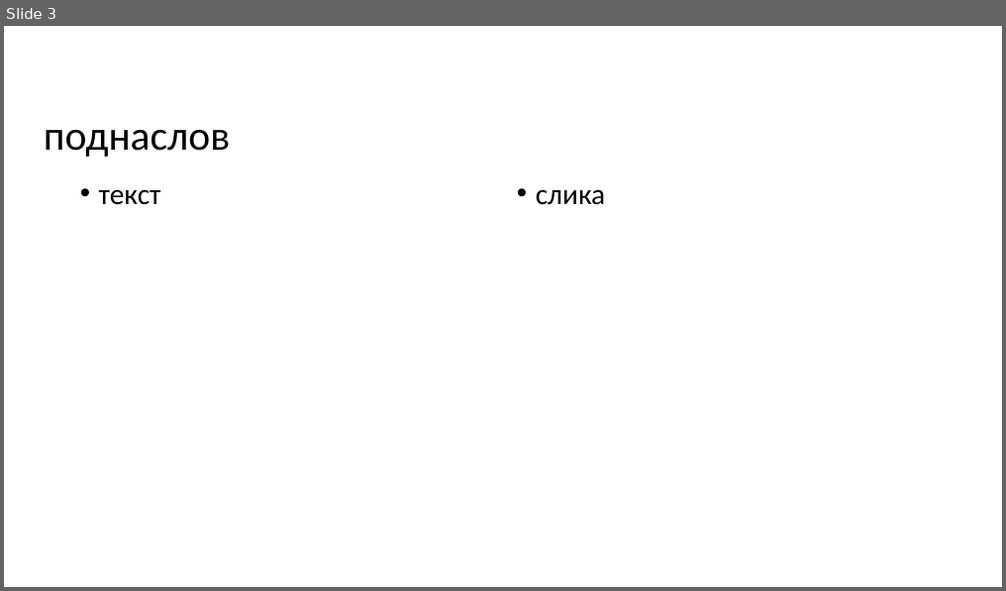
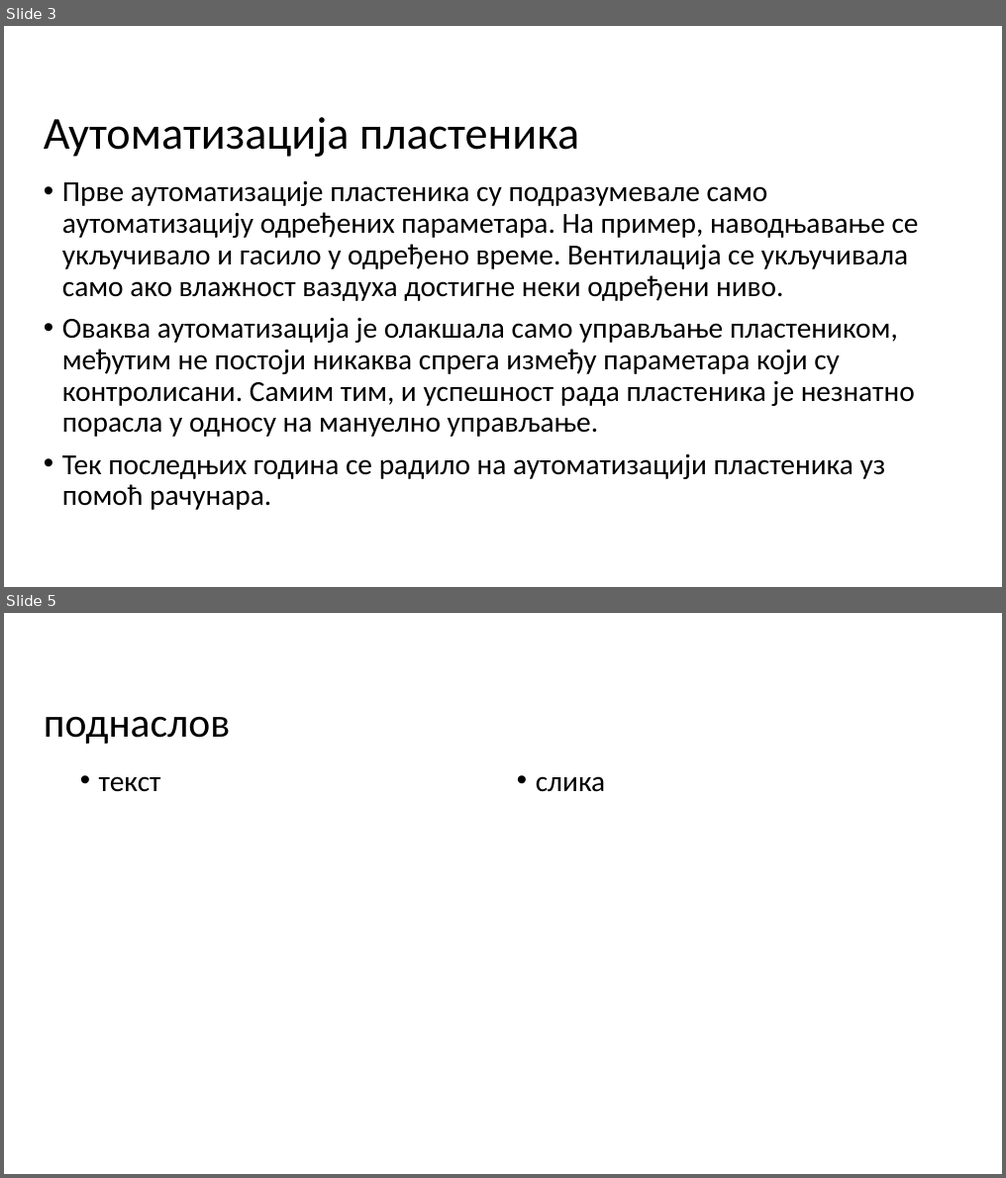
Before and after one commit to bozzano101/FuzzyGreenhouse, a slide deck: Presentation/Presentation.pptx. Shown one above the other, each under a label of ours: slide 3 before the commit, slides 3 and 5 after it; the slides between them are not shown. The pictures are 1006x591 and 1006x1178 pixels, drawn with LibreOffice and Linux fonts; fonts in the diff are those of the drawing; background and template pictures are left out. Boxes give left, top, right and bottom in pixels: in the first picture for what was removed or moved away, otherwise in the second. Text is boxed around its words. In the diff, an @@ line names an element or a change of style, - is before the commit and + after.

```diff
--- a/Presentation/Presentation.pptx
+++ b/Presentation/Presentation.pptx
@@ slide 3 added at (4,26,1002,587), background #FFFFFF @@
@@ title added at (44,117,579,157), 44 pt, text #000000 @@
+Аутоматизација пластеника
@@ text added at (62,180,919,510), 28 pt, text #000000 @@
+• Прве аутоматизације пластеника су подразумевале само аутоматизацију одређених параметара. На пример, наводњавање се укључивало и гасило у одређено време. Вентилација се укључивала само ако влажност ваздуха достигне неки одређени ниво.
+• Оваква аутоматизација је олакшала само управљање пластеником, међутим не постоји никаква спрега између параметара који су контролисани. Самим тим, и успешност рада пластеника је незнатно порасла у односу на мануелно управљање.
+• Тек последњих година се радило на аутоматизацији пластеника уз помоћ рачунара.
@@ what was slide 3 is now slide 5 @@
```
Also in this commit, not shown: 3 other slides added, 2 slides removed.
